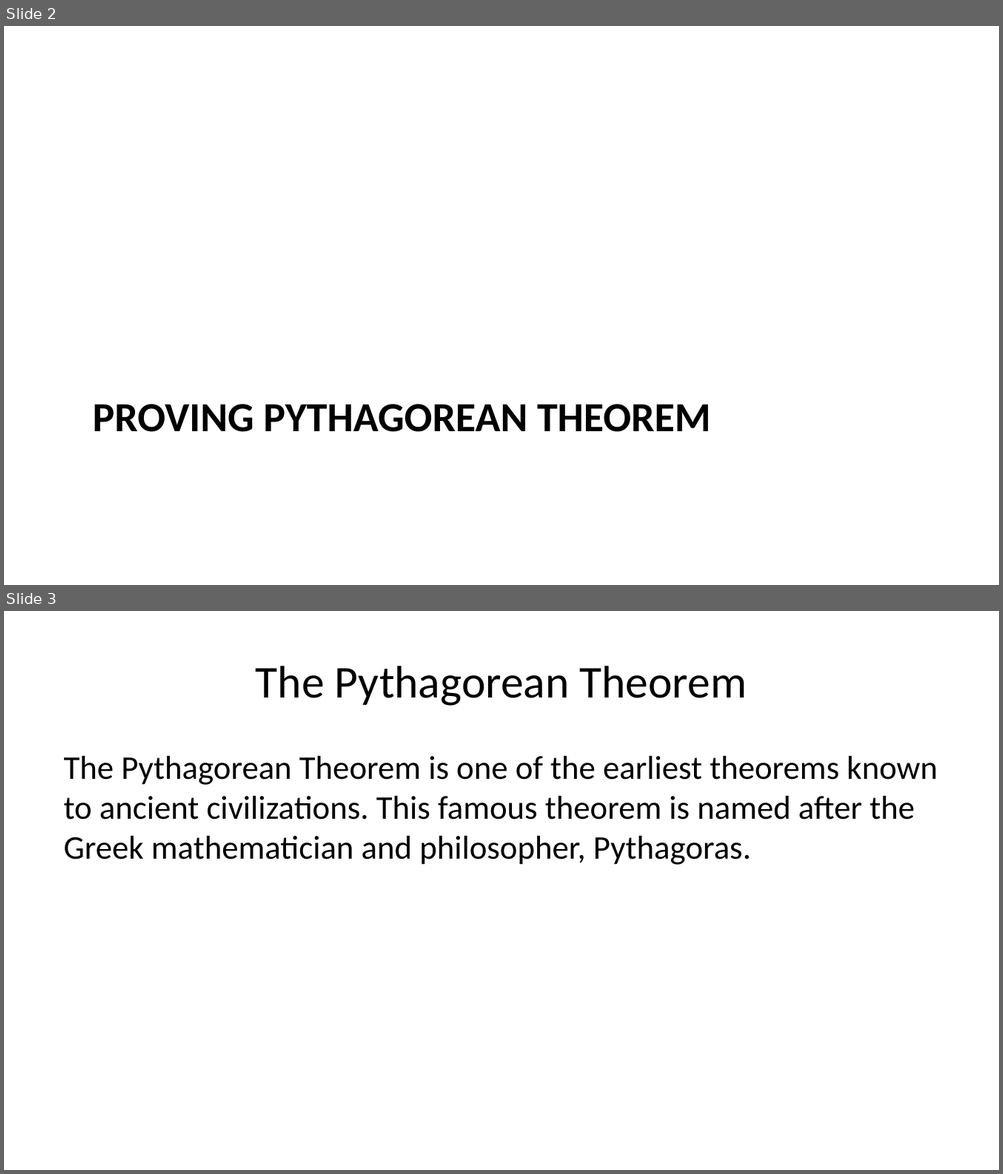
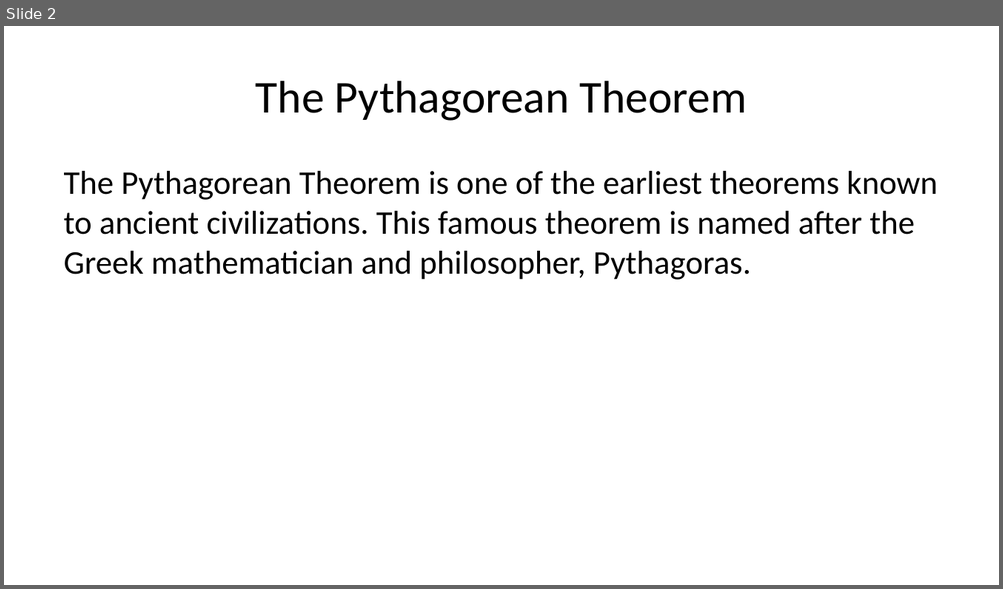
Before and after one commit to JuanMaryGraceC/Sec-Math-22, a slide deck: IM.pptx. Shown one above the other, each under a label of ours: slides 2 and 3 before the commit, slide 2 after it. The pictures are 1003x1174 and 1003x589 pixels, drawn with LibreOffice and Linux fonts; fonts in the diff are those of the drawing. Boxes give left, top, right and bottom in pixels: in the first picture for what was removed or moved away, otherwise in the second. Text is boxed around its words. In the diff, an @@ line names an element or a change of style, - is before the commit and + after.

```diff
--- a/IM.pptx
+++ b/IM.pptx
@@ slide 2 removed at <box>4,26,999,585</box>, background #FFFFFF @@
@@ title removed at <box>93,404,711,432</box> @@
-PROVING PYTHAGOREAN THEOREM
@@ what was slide 3 is now slide 2 @@
```
Also in this commit, not shown: 1 slide changed, 2 other files.
